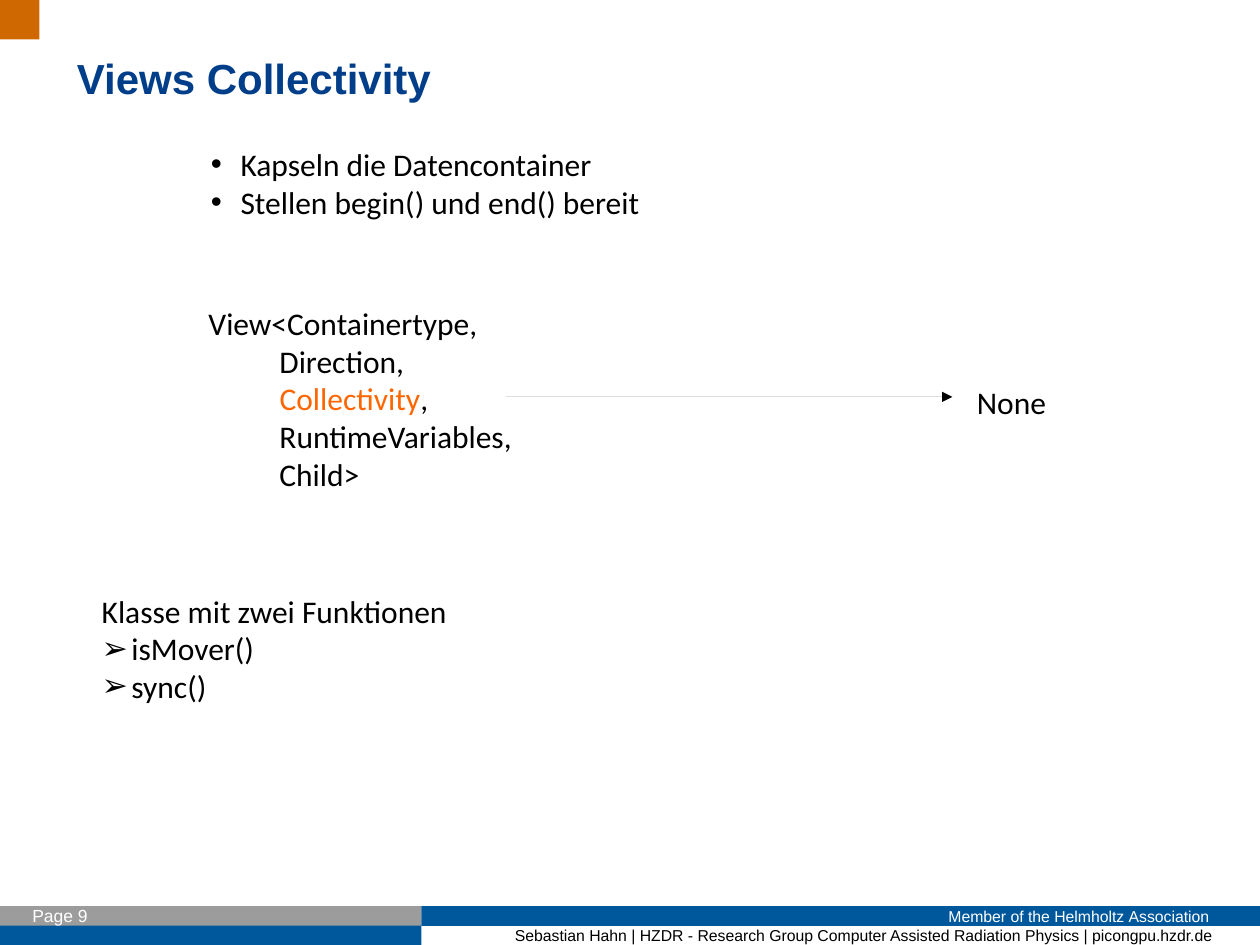
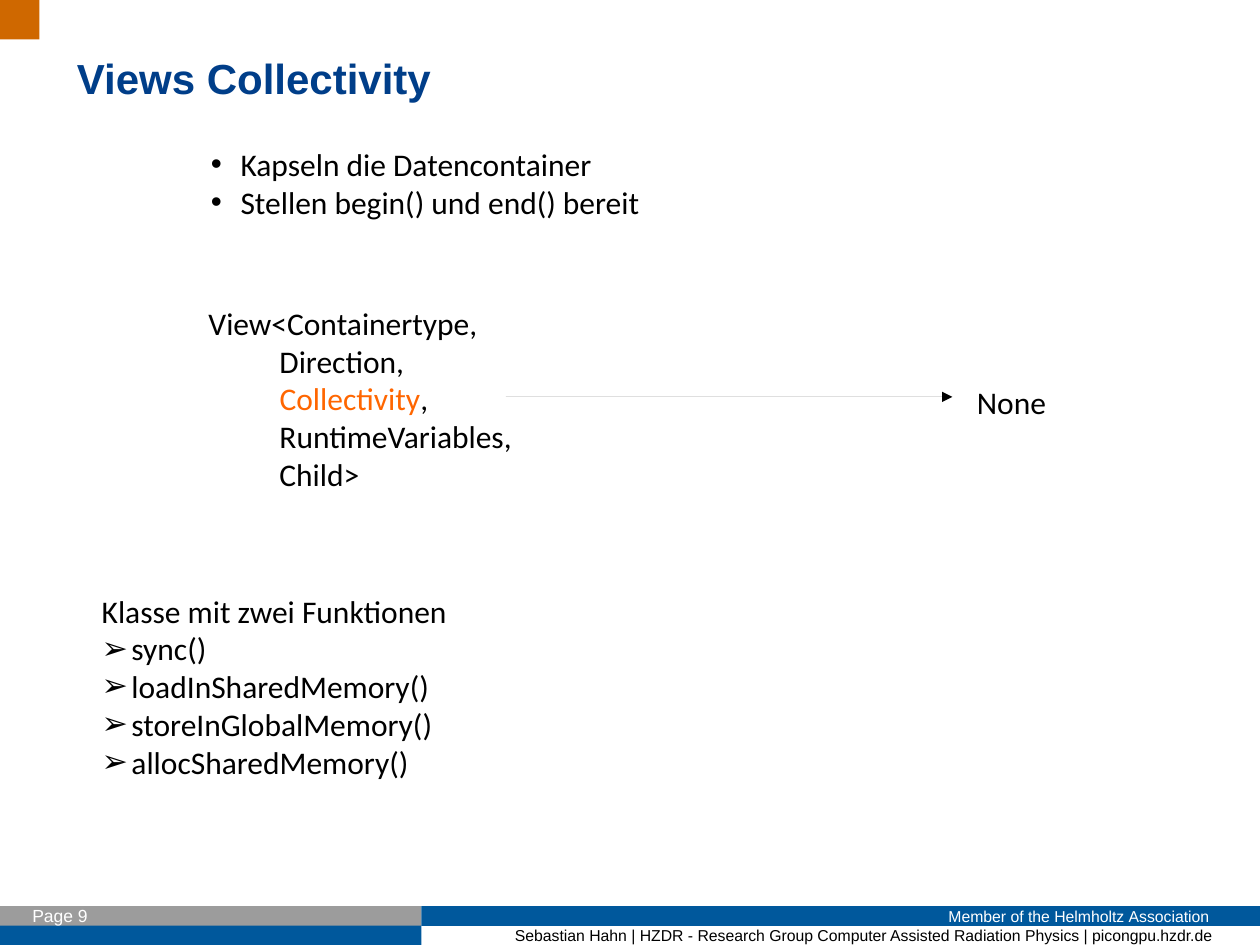
Before and after one commit to Fettpet/DeepIterator, a slide deck: slide 9 of Presi/2017_01_16_Intro.odp. Drawn at 1260x945 pixels with LibreOffice and Linux fonts; fonts in the diff are those of the drawing; background and template pictures are left out. Boxes give left, top, right and bottom in pixels: in the first picture for what was removed or moved away, otherwise in the second. Text is boxed around its words. In the diff, an @@ line names an element or a change of style, - is before the commit and + after.

Commit message:
1. Rename Valuetype to Componenttype 2. add shared memory to Iteratortest in main. change presentation

```diff
--- a/Presi/2017_01_16_Intro.odp
+++ b/Presi/2017_01_16_Intro.odp
@@ text at <box>131,637,254,664</box>: paragraph removed @@
-➢ isMover()
@@ text at <box>131,675,432,779</box>: paragraphs added @@
+➢ loadInSharedMemory()
+➢ storeInGlobalMemory()
+➢ allocSharedMemory()
```
Also in this commit, not shown: 2 other slides changed, 6 other files.
